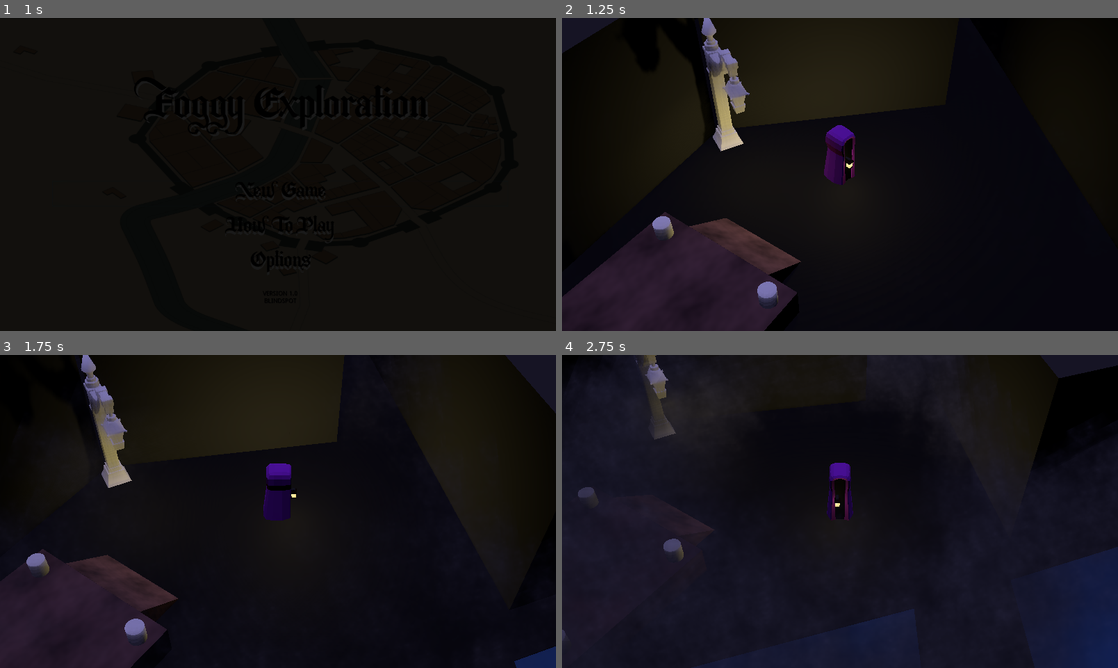
Above: before the commit, frames 1-4 (two rows, left to right).
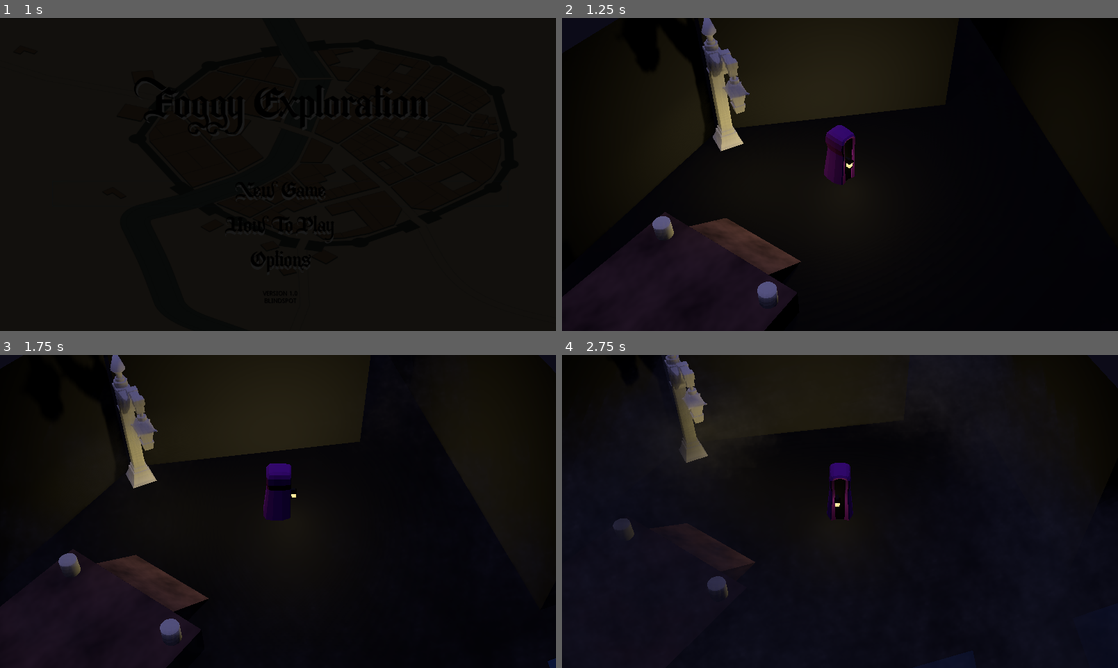
Above: after the commit, the same moments.

Repository: 517Vi/Foggy-Exploration
Game: Godot game, scene res://scenes/title_screen/TitleScreen.tscn
Same seed, same stepped clock (60 frames per second), same inputs: the game is played once before the commit and once after it.
Inputs:
- Up to frame 1 (1 s): click "New Game" at 0.5 s
- Up to frame 2 (1.25 s): no input
- Up to frame 3 (1.75 s): hold D (move_right) from 1.28 s (still down); hold E (interact) from 1.28 s (still down)
- Up to frame 4 (2.75 s): release D (move_right) at 2.03 s; release E (interact) at 2.03 s; hold S (move_down) from 2.03 s (still down); tap E (interact) at 2.1 s

Frame 1 is identical in both runs. In frame 2, 1.1% of the frame differs, in the area x 16-53%, y 0-90%; in frame 3, 7.5%; in frame 4, 13%, in the area x 0-100%, y 0-100%.

Commit message:
Misc atmosphere changes
I changed a couple things with the player walking speed and footsteps, as well as the fog color. Feel free to revert/overwrite if you disagree.

Diff:
--- a/entities/character/char_controller.gd
+++ b/entities/character/char_controller.gd
@@ -1,7 +1,7 @@
 # warning-ignore-all:return_value_discarded
 extends KinematicBody
 
-export var SPEED = 4
+export var SPEED = 2
 export var ORBIT_SPEED = 1
 export var LIGHT_MAX_TIME = 200
 
@@ -17,7 +17,7 @@
 	var light_ratio = light_time/LIGHT_MAX_TIME
 #	$visuals/light.light_energy = light_time/LIGHT_MAX_TIME
 	$visuals/light.omni_range = 9 * light_ratio + 1
-	$fog.process_material.set_shader_param("innerRadius", 2.5 * light_ratio + 1)
+	$fog.process_material.set_shader_param("innerRadius", 2 * light_ratio + 1)
 	$fog.process_material.set_shader_param("outerRadius", 5 * light_ratio + 2)
 	if light_time <= 0:
 		if last_lamp_post:
--- a/entities/character/character.tscn
+++ b/entities/character/character.tscn
@@ -77,8 +77,8 @@
 
 [node name="DirectionalLight" type="DirectionalLight" parent="fog"]
 transform = Transform( 1, 0, 0, 0, 1.19249e-08, 1, 0, -1, 1.19249e-08, 0, 7.20883, 0 )
-light_color = Color( 0.4, 0.376471, 0.572549, 1 )
-light_energy = 1.5
+light_color = Color( 0.270588, 0.254902, 0.4, 1 )
+light_energy = 1.51
 
 [node name="sfx" type="Spatial" parent="."]
 
@@ -88,5 +88,5 @@
 clips = [ ExtResource( 7 ), ExtResource( 5 ), ExtResource( 6 ) ]
 
 [node name="timer" type="Timer" parent="sfx/footstep"]
-wait_time = 0.4
+wait_time = 0.55
 autostart = true
